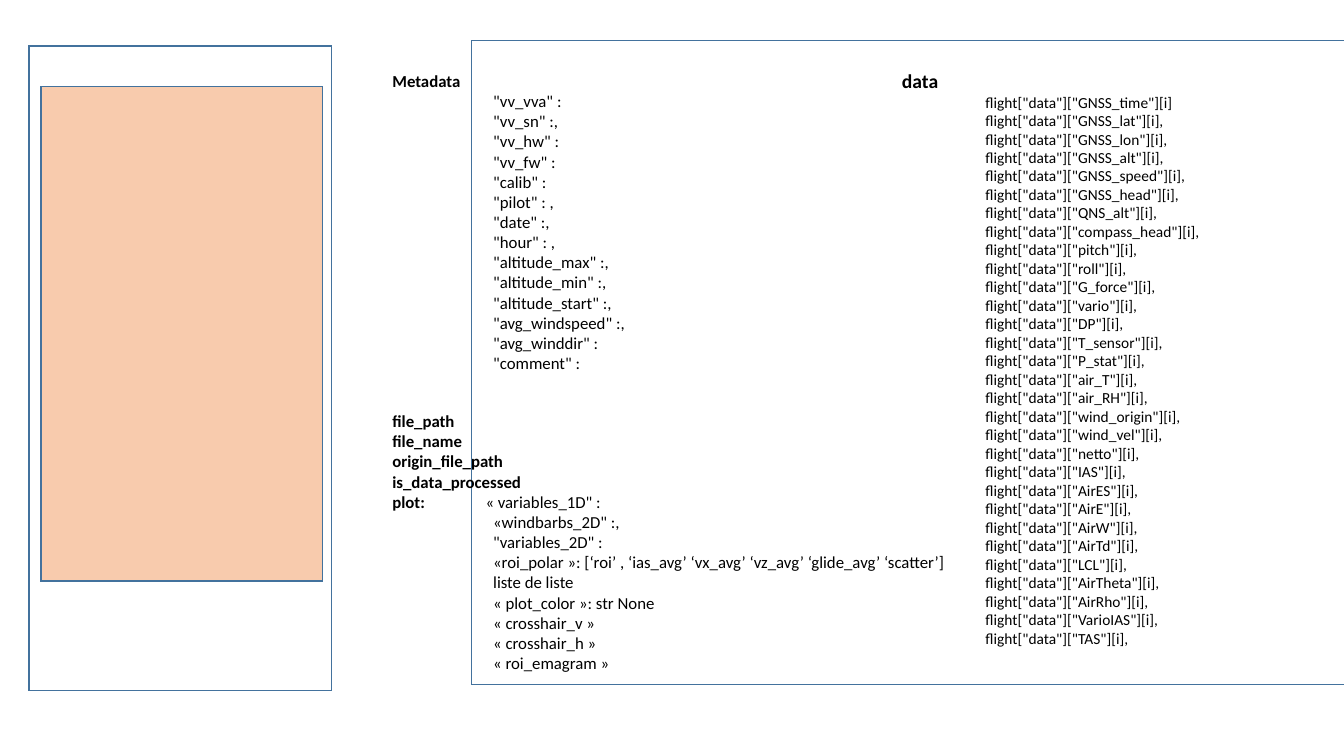
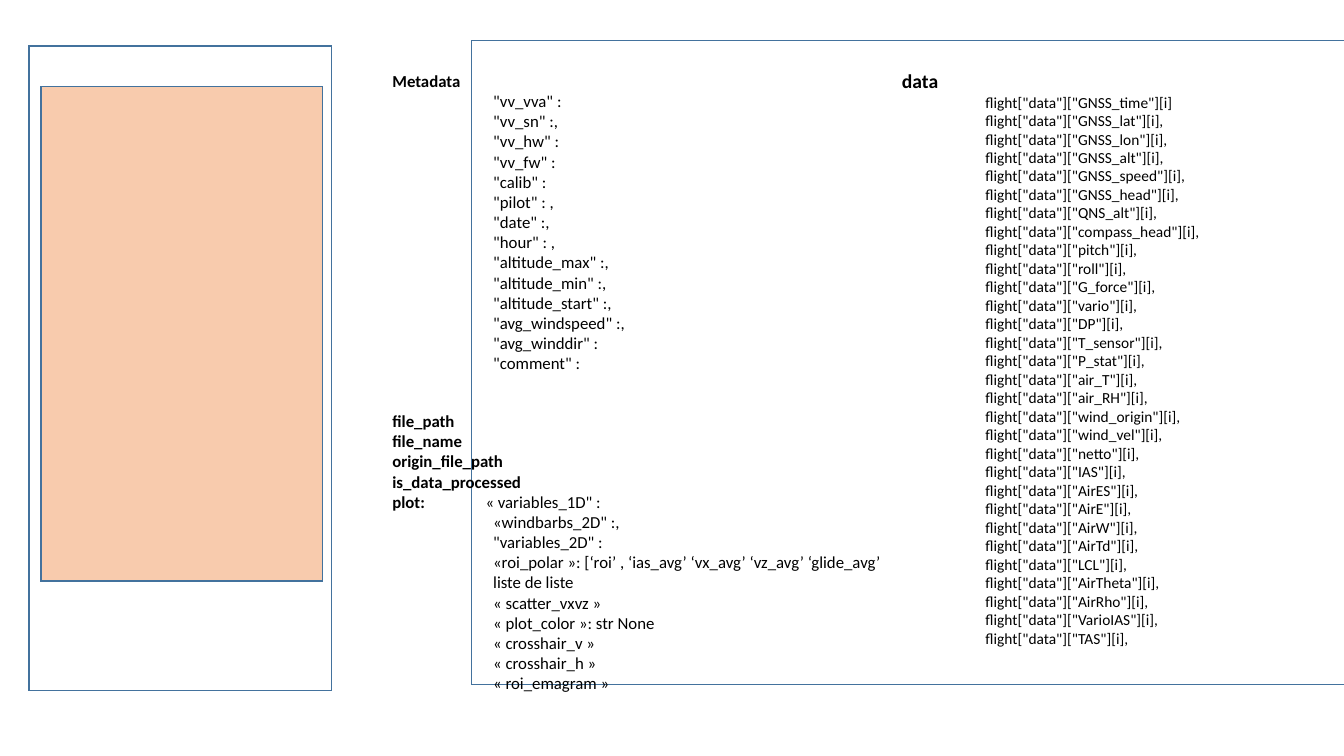
Before and after one commit to TheGoodWeather/Vector-Vario-Analyzer, a slide deck: slide 2 of ressources/code.pptx. Drawn at 1344x756 pixels with LibreOffice and Linux fonts; fonts in the diff are those of the drawing. Boxes give left, top, right and bottom in pixels: in the first picture for what was removed or moved away, otherwise in the second. Text is boxed around its words. In the diff, an @@ line names an element or a change of style, - is before the commit and + after.

```diff
--- a/ressources/code.pptx
+++ b/ressources/code.pptx
@@ text at box(493, 556, 881, 612): text changed @@
-    «roi_polar »: [‘roi’ , ‘ias_avg’ ‘vx_avg’ ‘vz_avg’ ‘glide_avg’ ‘scatter’] liste de liste
+    «roi_polar »: [‘roi’ , ‘ias_avg’ ‘vx_avg’ ‘vz_avg’ ‘glide_avg’
+    liste de liste
+    « scatter_vxvz »
```
Also in this commit, not shown: 7 other files.
